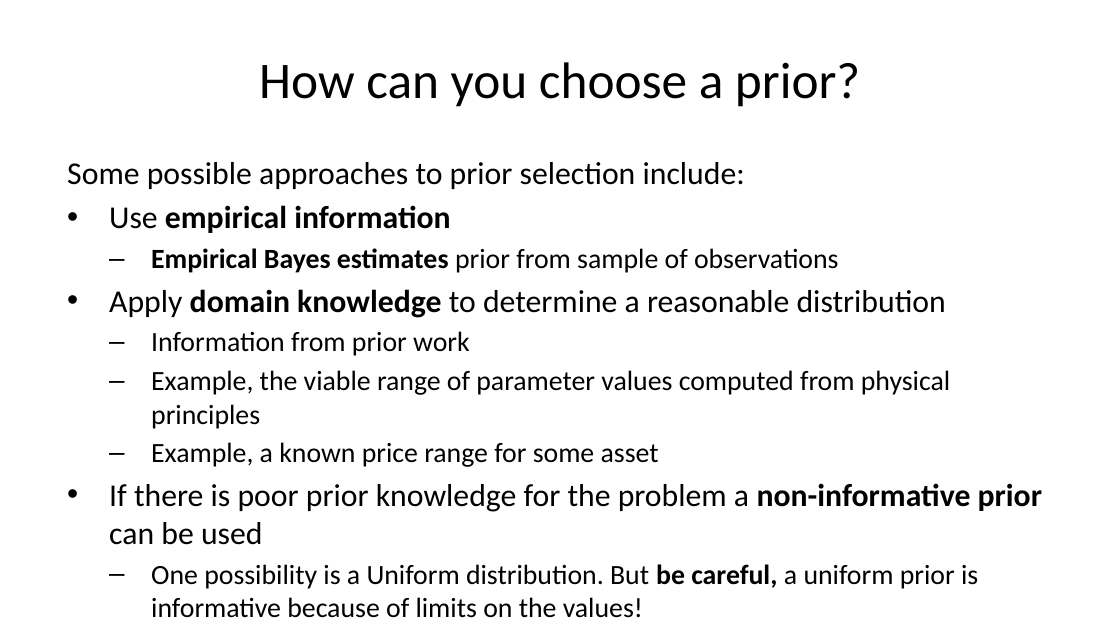
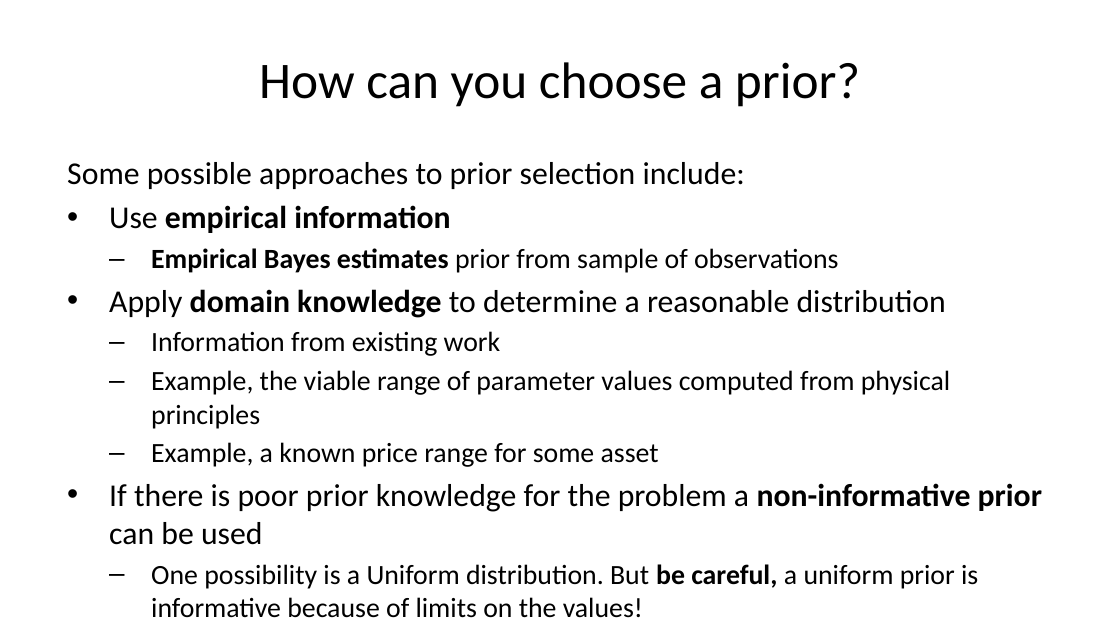
Before and after one commit to StephenElston/CSCI-E-83, a slide deck: slide 26 of LectureSlides/07_IntroductionToBayesModels.pptx. Drawn at 1120x630 pixels with LibreOffice and Linux fonts; fonts in the diff are those of the drawing. Boxes give left, top, right and bottom in pixels: in the first picture for what was removed or moved away, otherwise in the second. Text is boxed around its words. In the diff, an @@ line names an element or a change of style, - is before the commit and + after.

```diff
--- a/LectureSlides/07_IntroductionToBayesModels.pptx
+++ b/LectureSlides/07_IntroductionToBayesModels.pptx
@@ text at [151, 331, 501, 356]: text changed @@
-  – Information from prior work
+  – Information from existing work
```
Also in this commit, not shown: 8 other slides changed.
